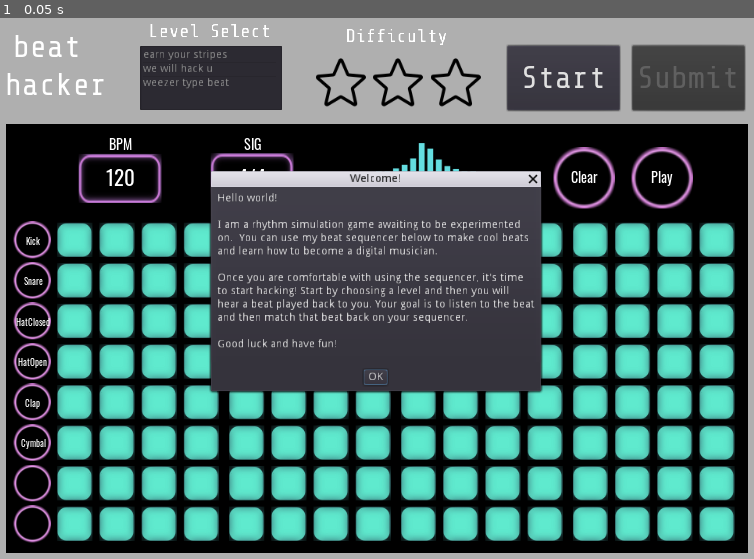
Above: before the commit, frame 1.
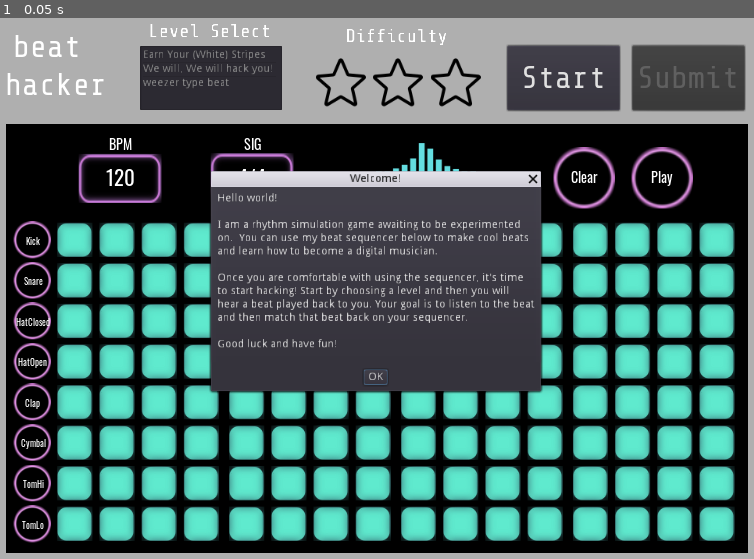
Above: after the commit, the same moment.

Repository: mdructor/beat_hacker
Game: Godot game, scene res://Assets/Scenes/Main.tscn
Same seed, same stepped clock (60 frames per second), same inputs: the game is played once before the commit and once after it.
Inputs:
- Up to frame 1 (0.05 s): no input

The runs differ from the first frame. In frame 1, 0.3% of the frame differs, in the area x 2-37%, y 5-95%.

Commit message:
Add toms to samples

Diff:
--- a/Assets/Scenes/SampleStreamer.tscn
+++ b/Assets/Scenes/SampleStreamer.tscn
@@ -7,6 +7,7 @@
 [ext_resource path="res://Assets/Sounds/808/cymbal.wav" type="AudioStream" id=5]
 [ext_resource path="res://Assets/Sounds/808/clap.wav" type="AudioStream" id=6]
 [ext_resource path="res://Assets/Sounds/metronome.wav" type="AudioStream" id=7]
+[ext_resource path="res://Assets/Sounds/808/tom1.WAV" type="AudioStream" id=8]
 
 [node name="SampleStreamer" type="Node"]
 
@@ -28,5 +29,10 @@
 [node name="808-Cymbal" type="AudioStreamPlayer" parent="."]
 stream = ExtResource( 5 )
 
+[node name="808-TomLo" type="AudioStreamPlayer" parent="."]
+
+[node name="808-TomHi" type="AudioStreamPlayer" parent="."]
+stream = ExtResource( 8 )
+
 [node name="Metronome" type="AudioStreamPlayer" parent="."]
 stream = ExtResource( 7 )
--- a/Assets/Scripts/Main.gd
+++ b/Assets/Scripts/Main.gd
@@ -1,12 +1,4 @@
 extends Node2D
-
-onready var starTex = preload("res://Assets/Images/star.png")
-onready var starFillTex = preload("res://Assets/Images/star_fill.png")
-
-var _levelActive = false
-var _levels = []
-var _metronomeTick = 0
-var _metronomeTimer = null
 
 class Level:
 	var _name = ""
@@ -19,6 +11,16 @@
 		_difficulty = difficulty
 		_beatData = beatData
 		_bpm = bpm
+
+
+onready var starTex = preload("res://Assets/Images/star.png")
+onready var starFillTex = preload("res://Assets/Images/star_fill.png")
+
+var _levelActive = false
+var _levels = []
+var _metronomeTick = 0
+var _metronomeTimer = null
+
 
 # Called when the node enters the scene tree for the first time.
 func _ready():
@@ -41,8 +43,8 @@
 					Vector2(2,15),Vector2(1,2),Vector2(0,4),Vector2(1,6),
 					Vector2(0,8),Vector2(1,10),Vector2(0,12),Vector2(1,14)]
 
-	var lvl1 = Level.new("earn your stripes", 1, lvl1Data, 120)
-	var lvl2 = Level.new("we will hack u", 1, lvl2Data, 81)
+	var lvl1 = Level.new("Earn Your (White) Stripes", 1, lvl1Data, 120)
+	var lvl2 = Level.new("We will, We will hack you!", 1, lvl2Data, 81)
 	var lvl3 = Level.new("weezer type beat", 2, lvl3Data, 115)
 
 	_levels.append(lvl1)
@@ -120,7 +122,7 @@
 	resultsPopup.popup_centered()
 
 	get_node("SubmitButton").disabled = true
-	_on_StartButton_pressed()
+	toggleStart()
 
 func startNewLevel(index):
 	var active_level = _levels[index]
--- a/Assets/Scripts/Sequencer.gd
+++ b/Assets/Scripts/Sequencer.gd
@@ -44,6 +44,8 @@
 	_sampleButtons[3].initialize("HatOpen", "808-HatOpen")
 	_sampleButtons[4].initialize("Clap", "808-Clap")
 	_sampleButtons[5].initialize("Cymbal", "808-Cymbal")
+	_sampleButtons[6].initialize("TomHi", "808-TomHi")
+	_sampleButtons[7].initialize("TomLo", "808-TomLo")
 
 
 func _on_PlayButton_pressed():
Not shown: 1 places in Assets/Scenes/SampleStreamer.tscn that only renumber resources
